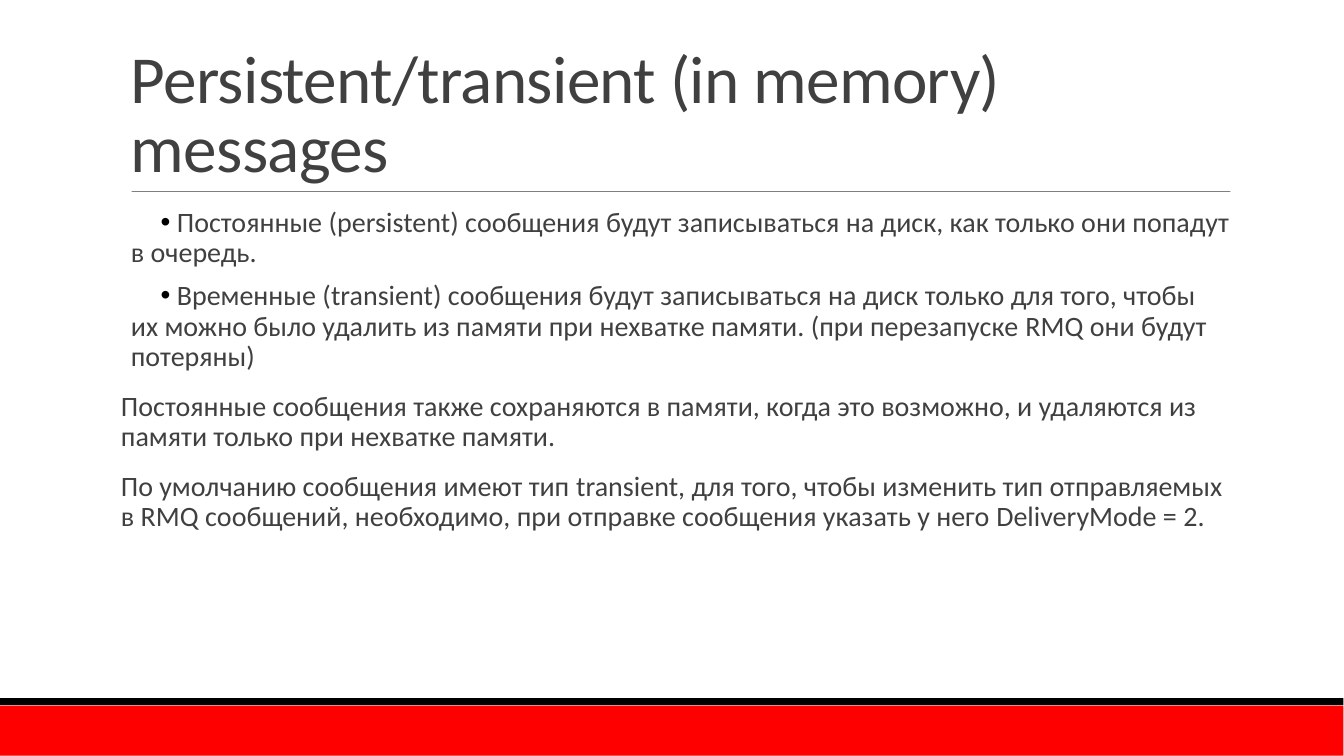
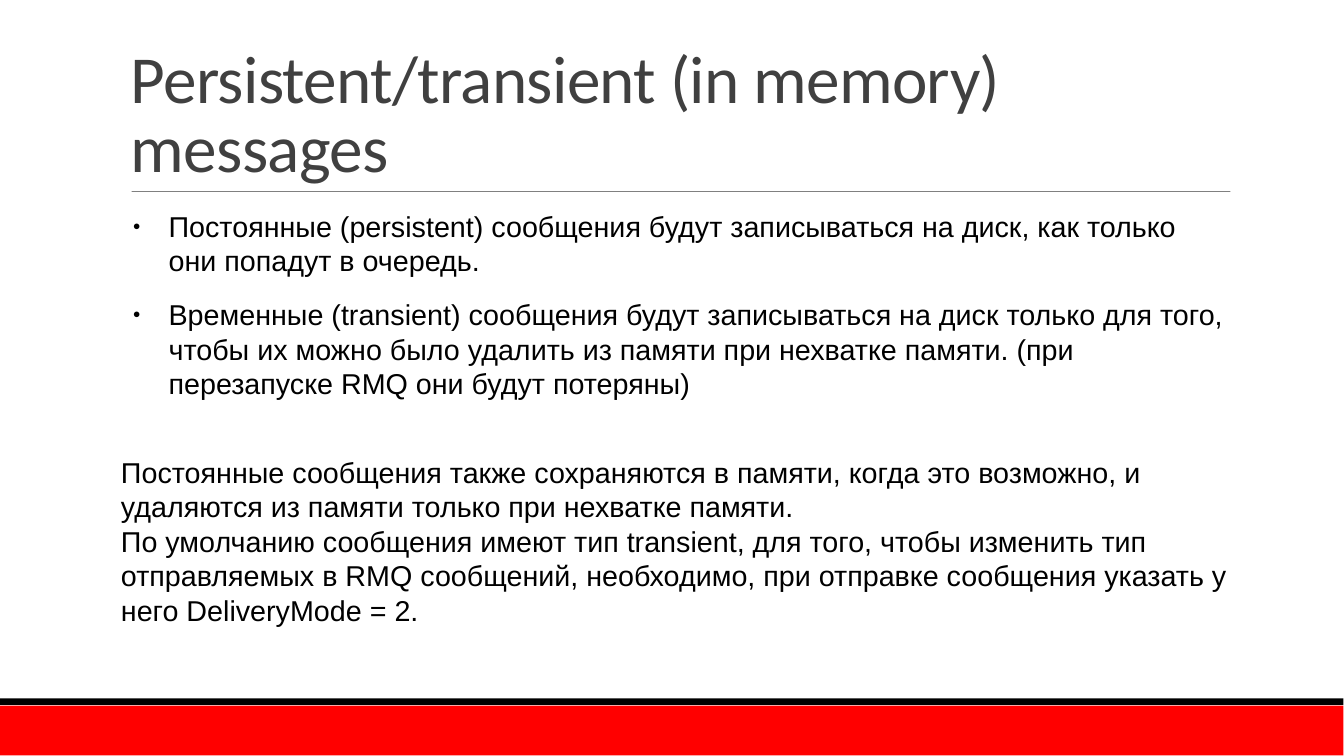
Before and after one commit to TurCons/DisconfRabbitMq, a slide deck: slide 21 of presentation/RabbitMQ.pptx (slide 22 before the commit). Drawn at 1344x756 pixels with LibreOffice and Linux fonts; fonts in the diff are those of the drawing; background and template pictures are left out. Boxes give left, top, right and bottom in pixels: in the first picture for what was removed or moved away, otherwise in the second. Text is boxed around its words. In the diff, an @@ line names an element or a change of style, - is before the commit and + after.

```diff
--- a/presentation/RabbitMQ.pptx
+++ b/presentation/RabbitMQ.pptx
@@ text "Постоянные (persistent) сообщения будут записываться ..." at (121,216,1226,626): size 20 to 20.5 pt, font Calibri to Arial, text colour #404040 to #000000; alignment justified to left; bullet • to ●; line spacing 0.9 to 1; more space between paragraphs; less space between paragraphs @@
```
Also in this commit, not shown: 8 other slides changed, 3 slides added, 4 slides removed, 1 other file.
